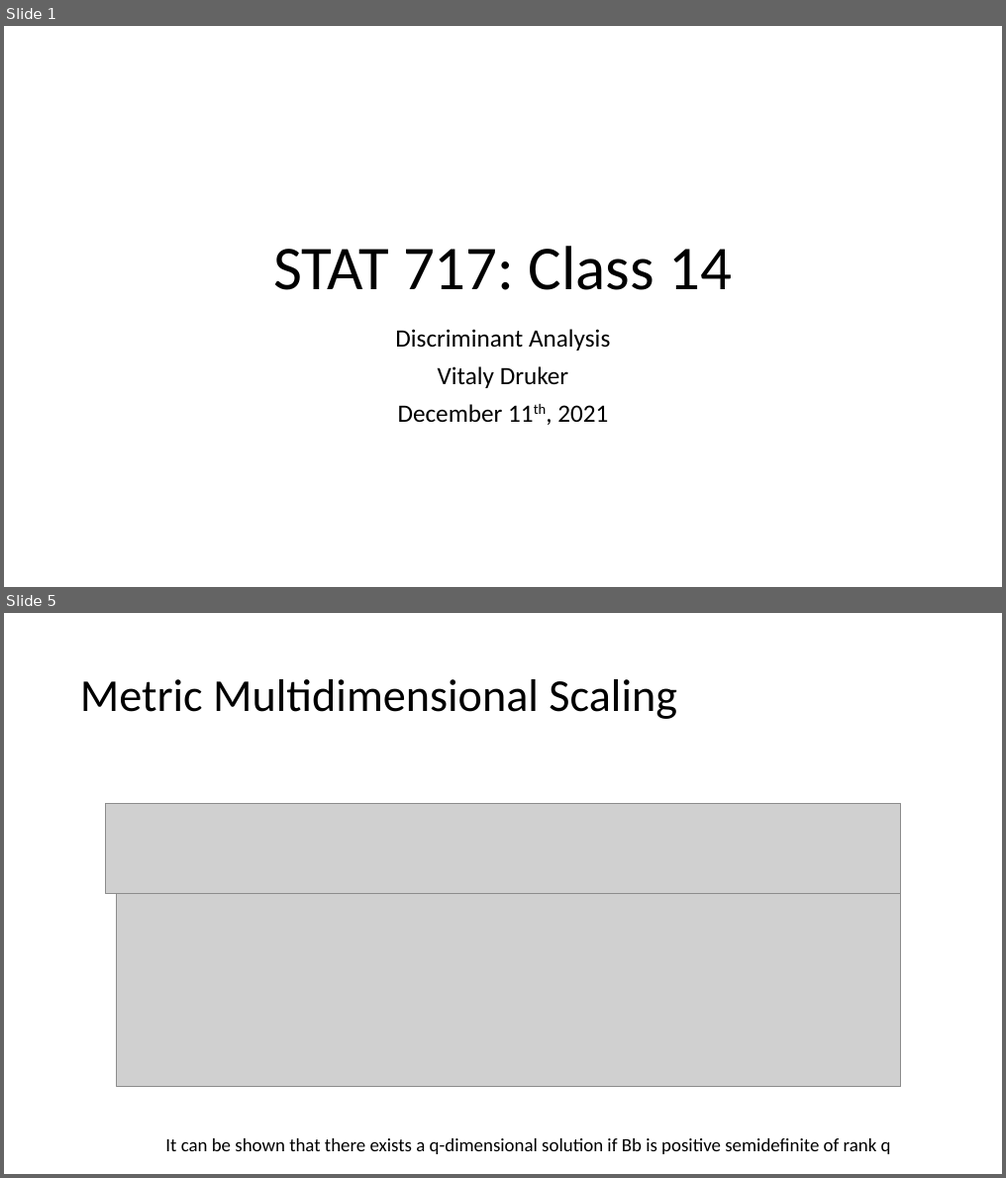
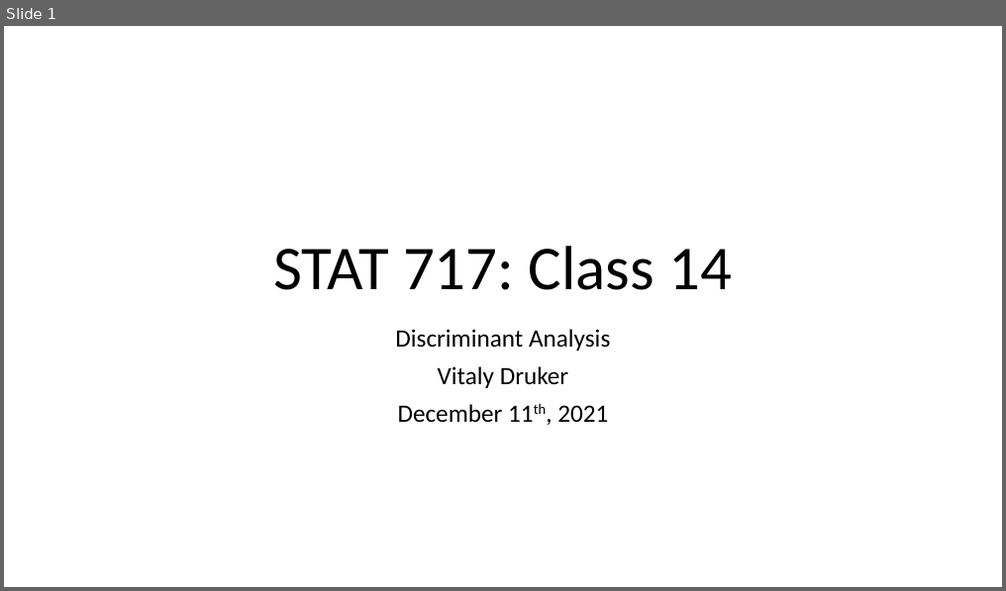
Before and after one commit to hunter-stats/stat717-class-materials, a slide deck: Class 14 Discriminant Analysis.pptx. Shown one above the other, each under a label of ours: slides 1 and 5 before the commit, slide 1 after it; the slides between them are not shown. The pictures are 1006x1178 and 1006x591 pixels, drawn with LibreOffice and Linux fonts; fonts in the diff are those of the drawing; grey boxes stand for pictures. Boxes give left, top, right and bottom in pixels: in the first picture for what was removed or moved away, otherwise in the second. Text is boxed around its words. In the diff, an @@ line names an element or a change of style, - is before the commit and + after.

```diff
--- a/Class 14 Discriminant Analysis.pptx
+++ b/Class 14 Discriminant Analysis.pptx
@@ slide 5 removed at (4,613,1002,1174), background #FFFFFF @@
@@ title removed at (80,679,677,719) @@
-Metric Multidimensional Scaling
@@ picture removed at (105,803,900,894) @@
@@ picture removed at (117,894,901,1087) @@
@@ text removed at (165,1139,891,1155) @@
-It can be shown that there exists a q-dimensional solution if Bb is positive semidefinite of rank q
```
Also in this commit, not shown: 10 slides added, 20 other slides removed, 3 other files.
